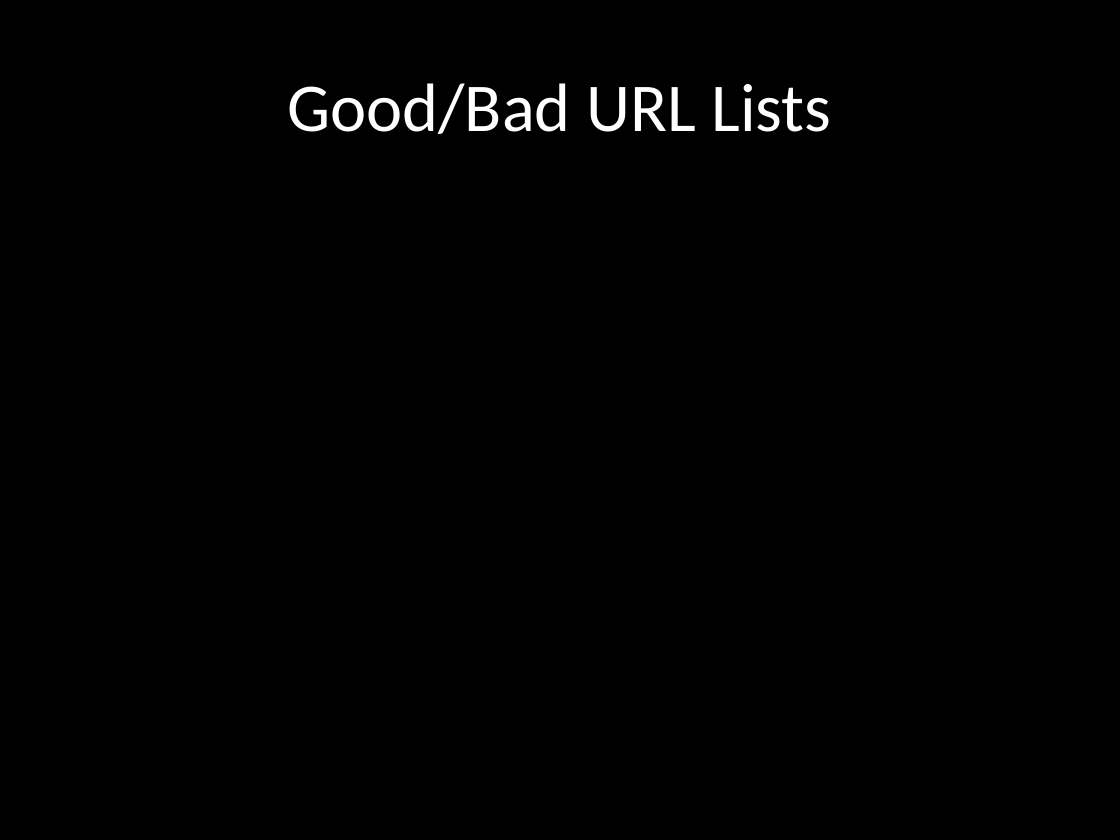
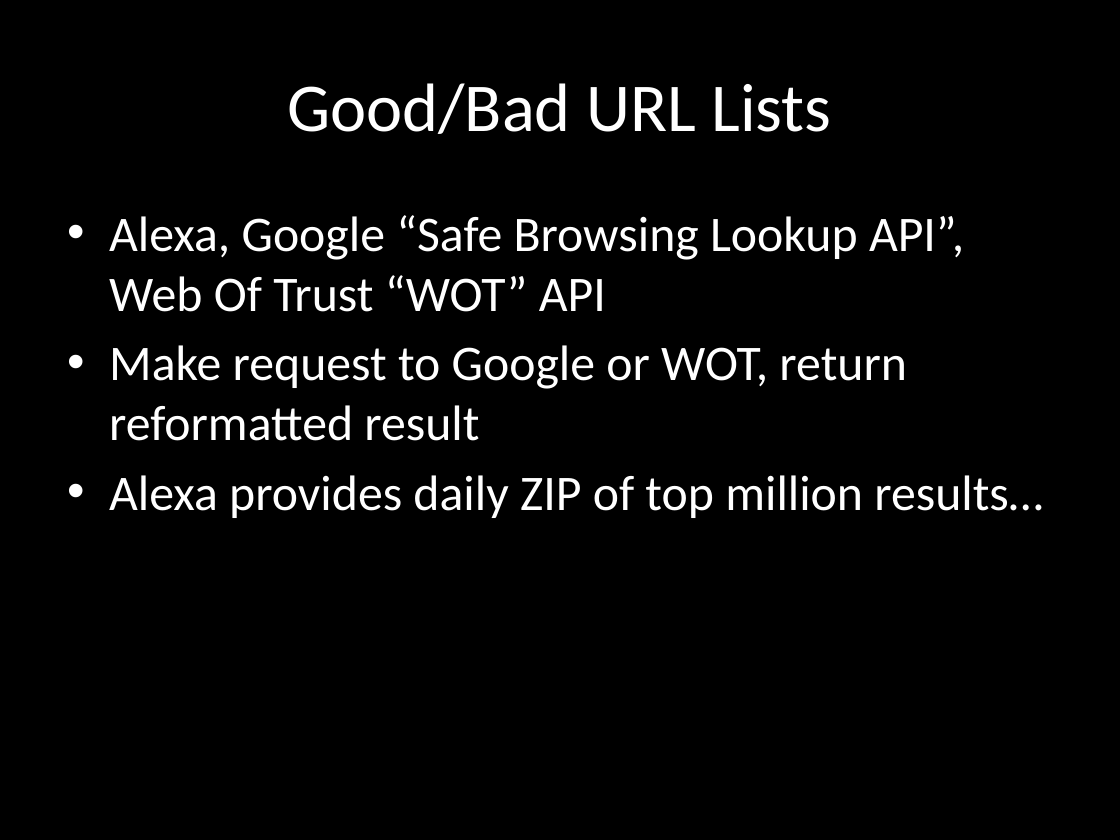
Before and after one commit to chrissorchard/malucrawl, a slide deck: slide 13 of doc/pres2/wk8-progress.pptx (slide 12 before the commit). Drawn at 1120x840 pixels with LibreOffice and Linux fonts; fonts in the diff are those of the drawing; background and template pictures are left out. Boxes give left, top, right and bottom in pixels: in the first picture for what was removed or moved away, otherwise in the second. Text is boxed around its words. In the diff, an @@ line names an element or a change of style, - is before the commit and + after.

```diff
--- a/doc/pres2/wk8-progress.pptx
+++ b/doc/pres2/wk8-progress.pptx
@@ text added at [109, 215, 1043, 518], 32 pt, text #FFFFFF @@
+• Alexa, Google “Safe Browsing Lookup API”, Web Of Trust “WOT” API
+• Make request to Google or WOT, return reformatted result
+• Alexa provides daily ZIP of top million results…
```
Also in this commit, not shown: 2 other slides changed, 3 slides added, 1 slide removed.
